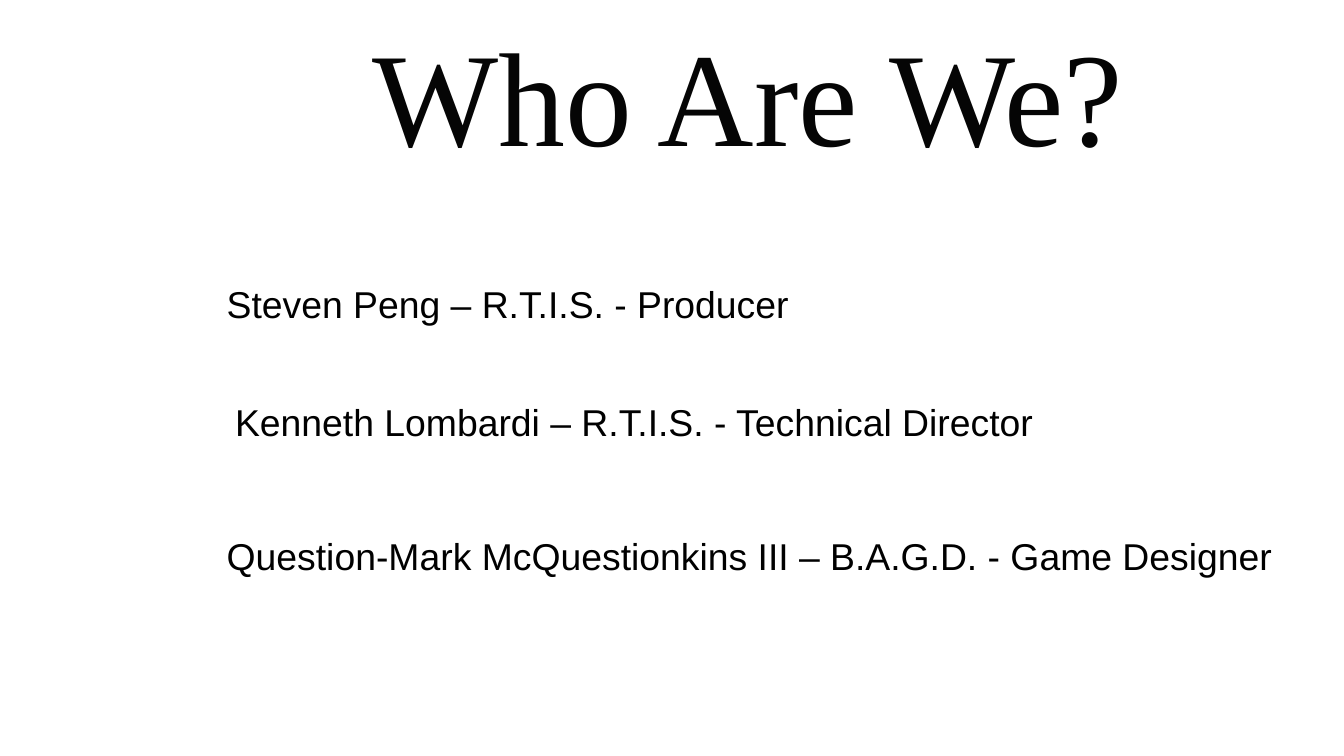
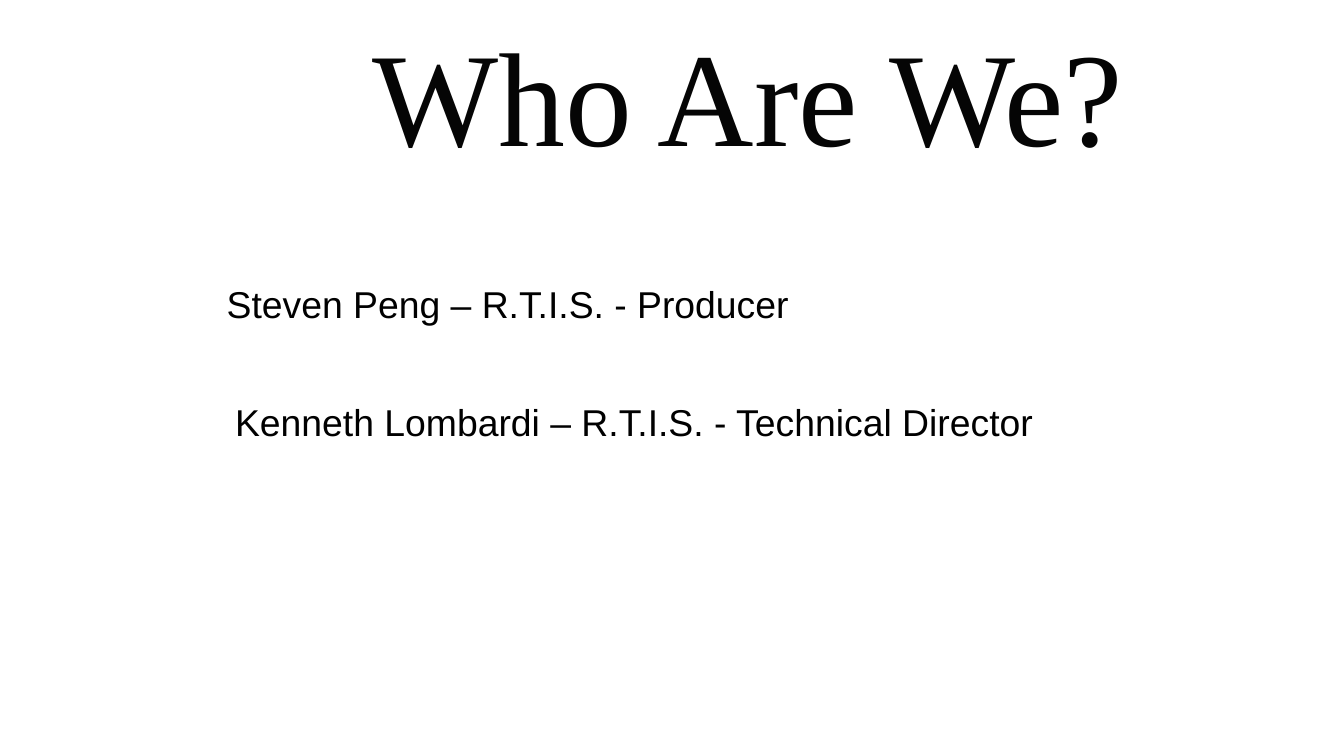
Before and after one commit to kennethlombardi/gam400, a slide deck: slide 1 of documents/EngineProofWho.odp. Drawn at 1344x756 pixels with LibreOffice and Linux fonts; fonts in the diff are those of the drawing; background and template pictures are left out. Boxes give left, top, right and bottom in pixels: in the first picture for what was removed or moved away, otherwise in the second. Text is boxed around its words. In the diff, an @@ line names an element or a change of style, - is before the commit and + after.

```diff
--- a/documents/EngineProofWho.odp
+++ b/documents/EngineProofWho.odp
@@ text removed at (227,543,1271,578) @@
-Question-Mark McQuestionkins III – B.A.G.D. - Game Designer
```
Also in this commit, not shown: 7 other slides changed, 2 slides added, 19 other files.
